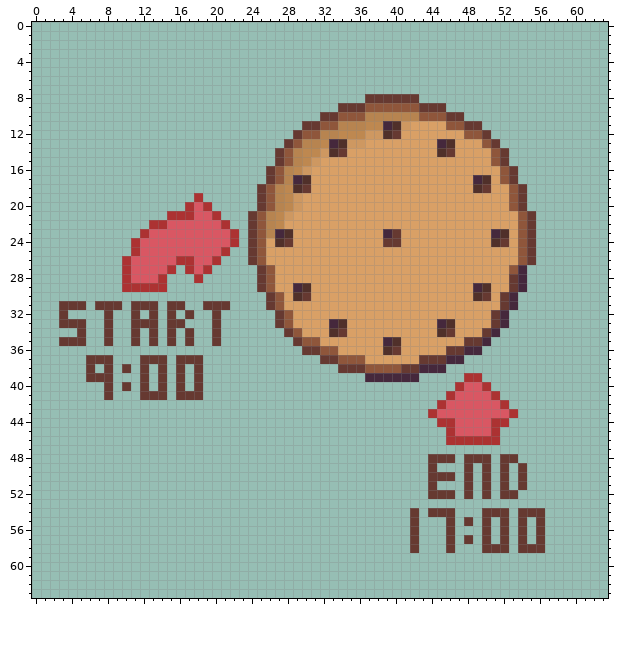
Two states of a pixel-art sprite, assets/Clock.png. The picture above was drawn from the file before the commit.
The file is 64x64 pixels.
The same view after the edit:
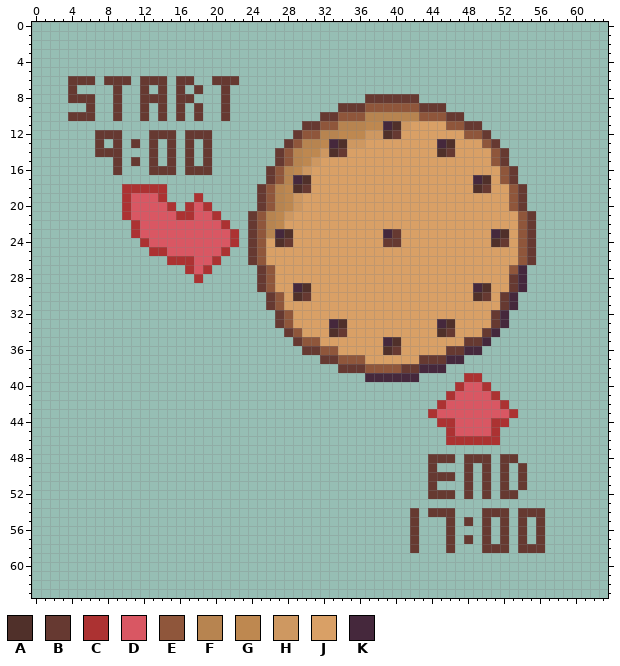
Palette (. is transparent): A #50302a  B #663931  C #ac3232  D #d95763  E #8f563b  F #b78450  G #be8850  H #ce9861  J #d9a066  K #45283c
The author wrote: Clock is now always visible
The edit:
@@ x 1..24 @@
  5 ........................
- 6 ........................
- 7 ........................
- 8 ........................
- 9 ........................
-10 ........................
+ 6 ...BBB.BBB.BBB.BB..BBB..
+ 7 ...B....B..B.B.B.B..B...
+ 8 ...BBB..B..BBB.BB...B...
+ 9 .....B..B..B.B.B.B..B...
+10 ...BBB..B..B.B.B.B..B...
 11 ........................
-12 ........................
-13 ........................
-14 ........................
-15 ........................
-16 ........................
+12 ......BBB...BBB.BBB.....
+13 ......B.B.B.B.B.B.B.....
+14 ......BBB...B.B.B.B.....
+15 ........B.B.B.B.B.B.....
+16 ........B...BBB.BBB.....
 17 ........................
-18 ........................
-19 .................C......
-20 ................CDC.....
-21 ..............CCCDDC...B
-22 ............CCDDDDDDC..B
-23 ...........CDDDDDDDDDC.B
-24 ..........CDDDDDDDDDDC.B
-25 ..........CDDDDDDDDDC..B
-26 .........CDDDDDCCDDC...B
-27 .........CDDDDC.CDC.....
-28 .........CDDDC...C......
-29 .........CCCCC..........
+18 .........CCCCC..........
+19 .........CDDDC...C......
+20 .........CDDDDC.CDC.....
+21 .........CDDDDDCCDDC...B
+22 ..........CDDDDDDDDDC..B
+23 ..........CDDDDDDDDDDC.B
+24 ...........CDDDDDDDDDC.B
+25 ............CCDDDDDDC..B
+26 ..............CCCDDC...B
+27 ................CDC.....
+28 .................C......
+29 ........................
 30 ........................
-31 ..BBB.BBB.BBB.BB..BBB...
-32 ..B....B..B.B.B.B..B....
-33 ..BBB..B..BBB.BB...B....
-34 ....B..B..B.B.B.B..B....
-35 ..BBB..B..B.B.B.B..B....
+31 ........................
+32 ........................
+33 ........................
+34 ........................
+35 ........................
 36 ........................
-37 .....BBB...BBB.BBB......
-38 .....B.B.B.B.B.B.B......
-39 .....BBB...B.B.B.B......
-40 .......B.B.B.B.B.B......
-41 .......B...BBB.BBB......
+37 ........................
+38 ........................
+39 ........................
+40 ........................
+41 ........................
 42 ........................
Pixel boxes of the changes (left, top, right, bottom) in both pictures:
changed: (59, 76, 239, 400)
